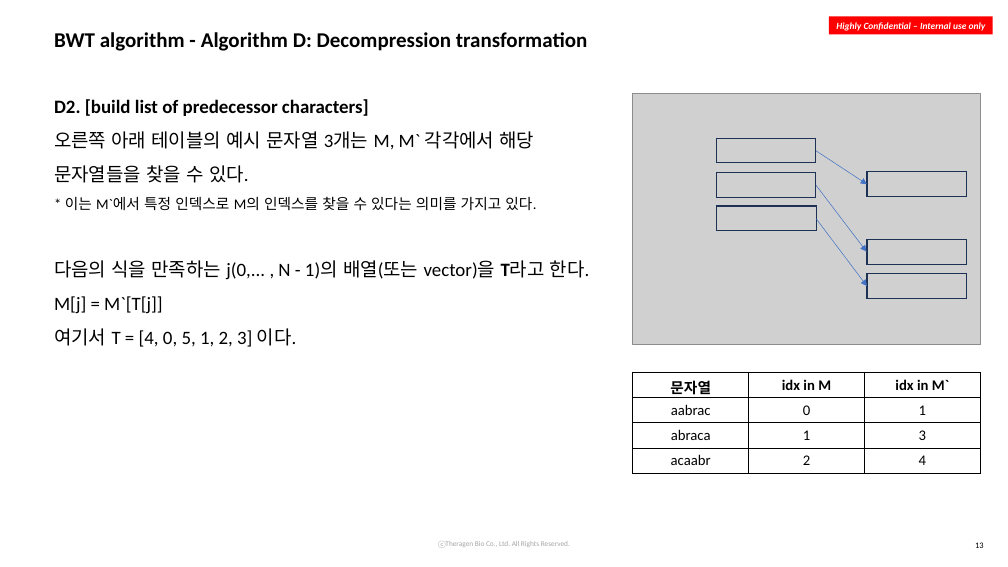
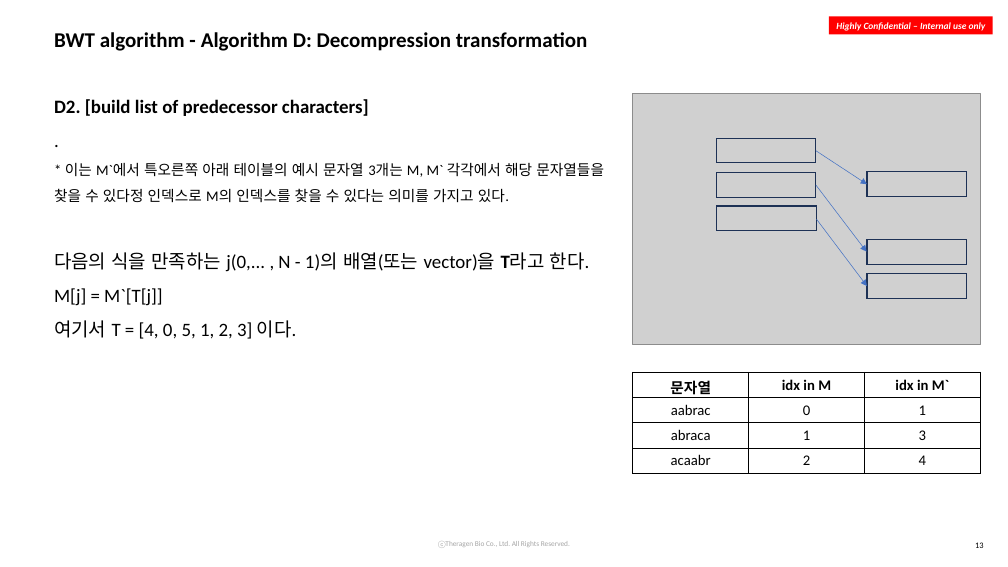
Before and after one commit to Shin-jongwhan/algorithm, a slide deck: slide 13 of BWT, BWA_240620.pptx. Drawn at 1008x567 pixels with LibreOffice and Linux fonts; fonts in the diff are those of the drawing; grey boxes stand for pictures; background and template pictures are left out. Boxes give left, top, right and bottom in pixels: in the first picture for what was removed or moved away, otherwise in the second. Text is boxed around its words. In the diff, an @@ line names an element or a change of style, - is before the commit and + after.

```diff
--- a/BWT, BWA_240620.pptx
+++ b/BWT, BWA_240620.pptx
@@ text at box(54, 163, 604, 202): text changed; size 18 to 14 pt @@
-오른쪽 아래 테이블의 예시 문자열 3개는 M, M` 각각에서 해당 문자열들을 찾을 수 있다.
-* 이는 M`에서 특정 인덱스로 M의 인덱스를 찾을 수 있다는 의미를 가지고 있다.
+.
+* 이는 M`에서 특오른쪽 아래 테이블의 예시 문자열 3개는 M, M` 각각에서 해당 문자열들을 찾을 수 있다정 인덱스로 M의 인덱스를 찾을 수 있다는 의미를 가지고 있다.
```
Also in this commit, not shown: 2 other slides changed, 1 slide added.
